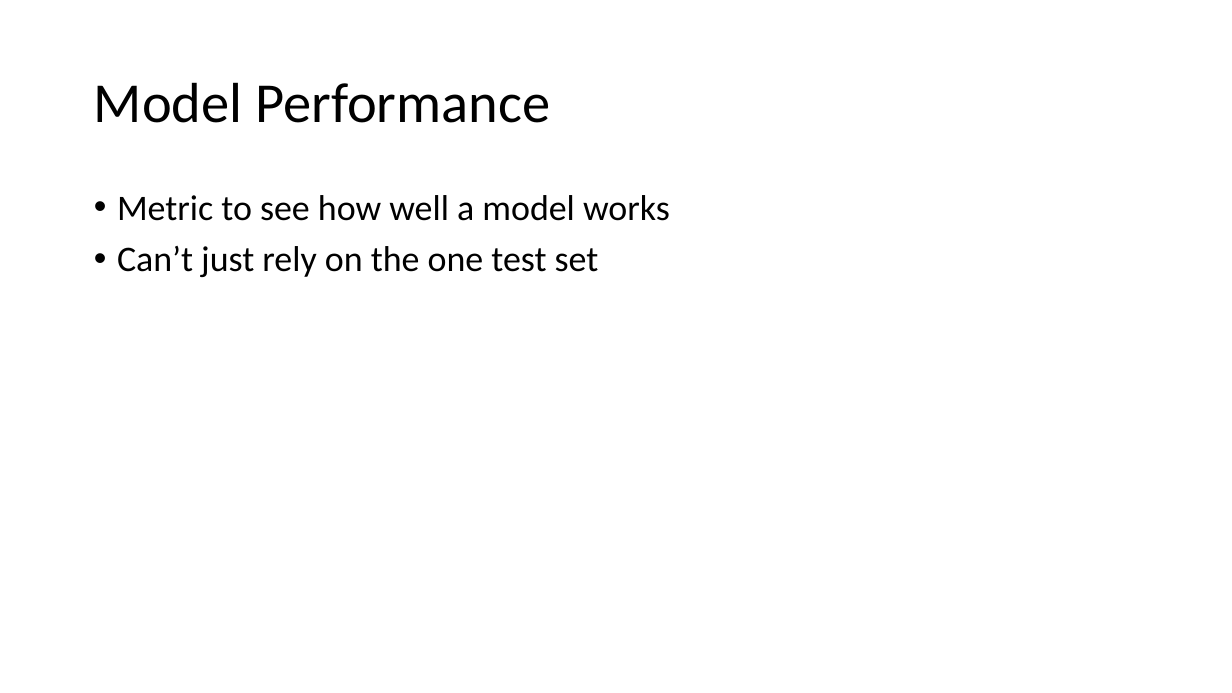
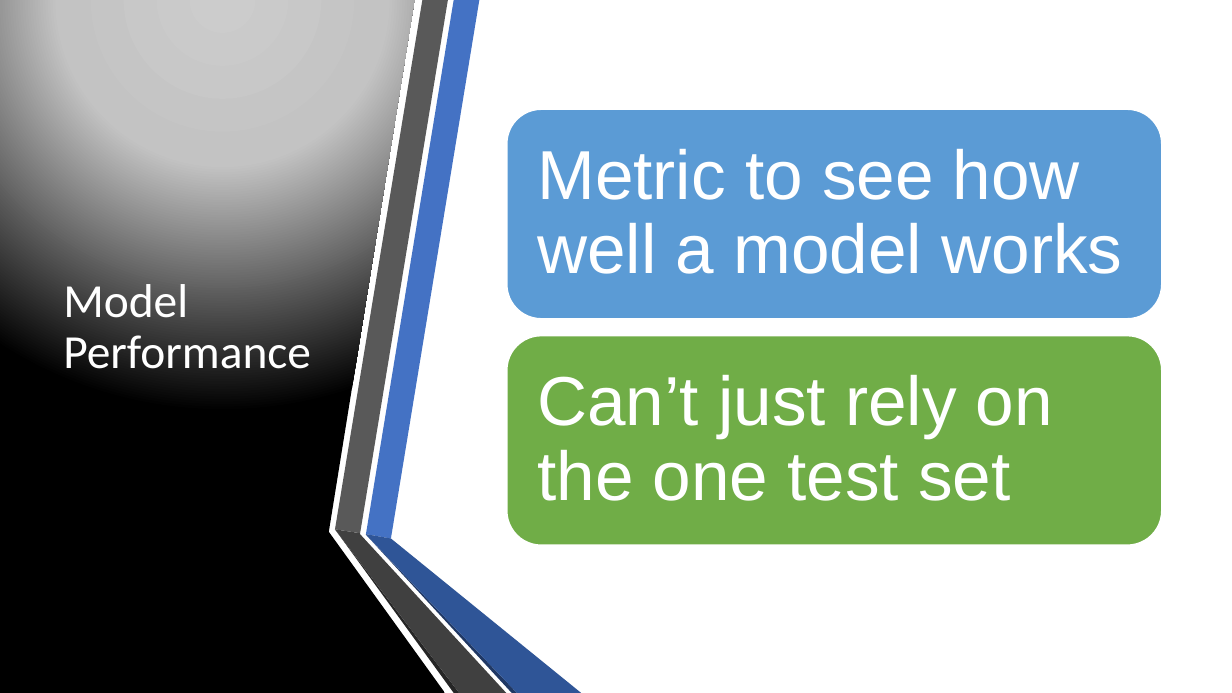
Before and after one commit to ggerlach1/BIOF085, a slide deck: slide 20 of workshop_documents/ML_slides.pptx. Drawn at 1232x693 pixels with LibreOffice and Linux fonts; fonts in the diff are those of the drawing. Boxes give left, top, right and bottom in pixels: in the first picture for what was removed or moved away, otherwise in the second. Text is boxed around its words. In the diff, an @@ line names an element or a change of style, - is before the commit and + after.

```diff
--- a/workshop_documents/ML_slides.pptx
+++ b/workshop_documents/ML_slides.pptx
@@ freeform shape added at box(0, 0, 445, 693), fill gradient #CCCCCC to #C4C4C4 to #000000 @@
@@ title "Model Performance": place and size @@
-title "Model Performance" at box(94, 82, 550, 123)
+title "Model Performance" at box(63, 284, 311, 380)
@@ title "Model Performance" at box(63, 284, 311, 380): size 44 to 37 pt, text colour #000000 to #FFFFFF @@
@@ text removed at box(117, 195, 670, 277) @@
-• Metric to see how well a model works
-• Can’t just rely on the one test set
@@ group added at box(506, 109, 1163, 546): 2 rounded rectangles, 2 texts @@
+Metric to see how well a model works
+Can’t just rely on the one test set
@@ group added at box(335, 0, 581, 693): 6 freeform shapes @@
```
Also in this commit, not shown: 11 other slides changed, 42 other files.
